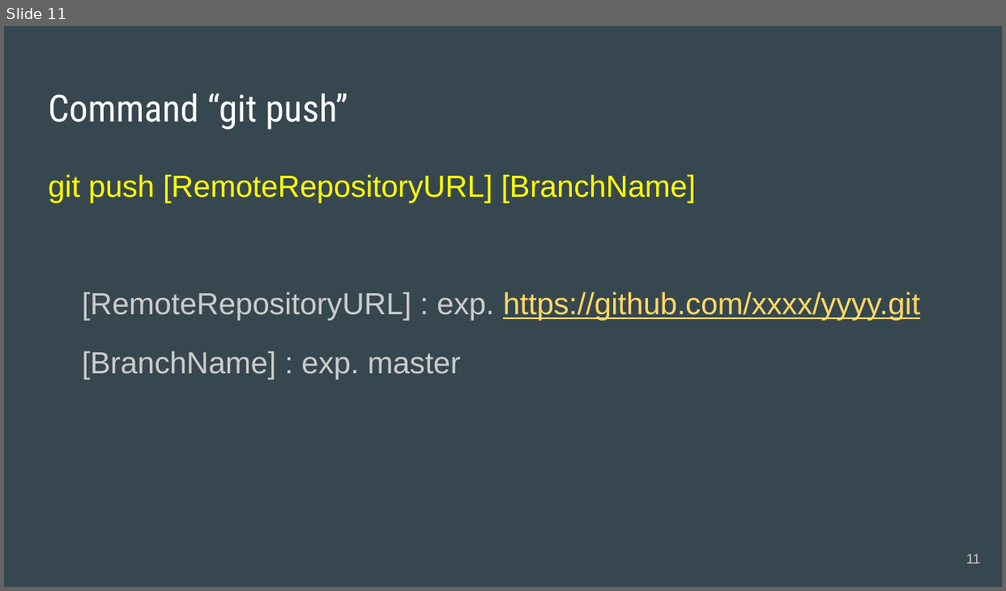
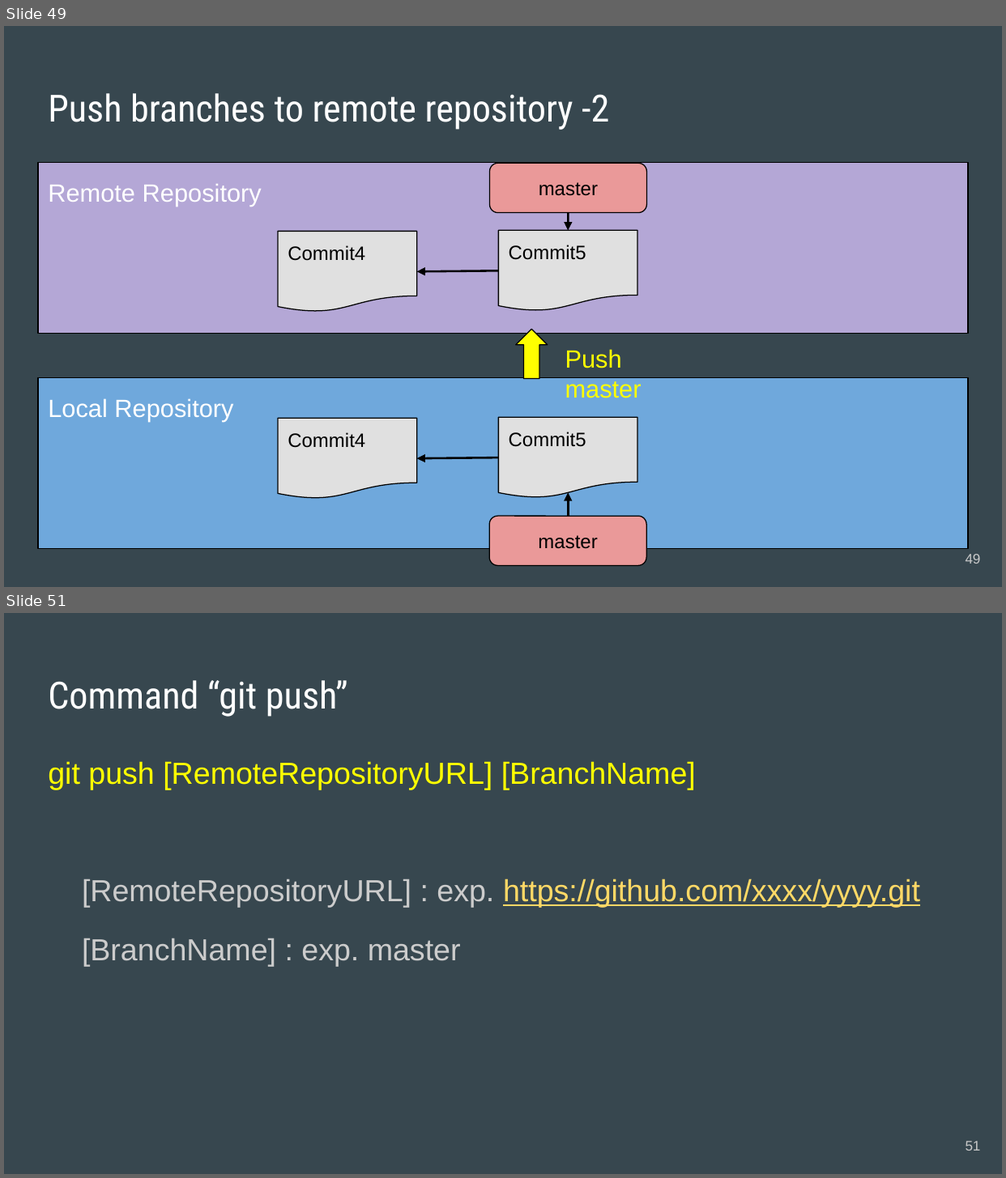
Before and after one commit to acchi17/StudyGit, a slide deck: GitStudySession.pptx. Shown one above the other, each under a label of ours: slide 11 before the commit, slides 49 and 51 after it; the slides between them are not shown. The pictures are 1006x591 and 1006x1178 pixels, drawn with LibreOffice and Linux fonts; fonts in the diff are those of the drawing. Boxes give left, top, right and bottom in pixels: in the first picture for what was removed or moved away, otherwise in the second. Text is boxed around its words. In the diff, an @@ line names an element or a change of style, - is before the commit and + after.

Commit message:
Change@branch6

```diff
--- a/GitStudySession.pptx
+++ b/GitStudySession.pptx
@@ slide 49 added at (x1=4, y1=26, x2=1002, y2=587), background #37474F @@
@@ title added at (x1=48, y1=93, x2=609, y2=130), 27 pt, text #FFFFFF @@
+Push branches to remote repository -2
@@ text added at (x1=38, y1=163, x2=968, y2=333), fill #B4A7D6, outline #000000 0.75 pt, 18 pt, text #FFFFFF @@
+Remote Repository
@@ rounded rectangle added at (x1=490, y1=163, x2=646, y2=212), fill #EA9999, outline #000000 0.75 pt, 14 pt, text #000000 @@
+master
@@ arrow added from (568, 212) to (568, 231), #000000 1.5 pt @@
@@ flow chart document added at (x1=278, y1=232, x2=416, y2=313), fill #E0E0E0, outline #000000 0.75 pt, 14 pt, text #000000 @@
+Commit4
@@ flow chart document added at (x1=498, y1=231, x2=637, y2=311), fill #E0E0E0, outline #000000 0.75 pt, 14 pt, text #000000 @@
+Commit5
@@ arrow added from (498, 271) to (417, 271), #000000 1.5 pt @@
@@ down arrow added at (x1=516, y1=330, x2=548, y2=379), fill #FFFF00, outline #000000 0.75 pt @@
@@ text added at (x1=565, y1=349, x2=641, y2=399), 18 pt, text #FFFF00 @@
+Push master
@@ text added at (x1=38, y1=378, x2=968, y2=549), fill #6FA8DC, outline #000000 0.75 pt, 18 pt, text #FFFFFF @@
+Local Repository
@@ flow chart document added at (x1=278, y1=418, x2=416, y2=499), fill #E0E0E0, outline #000000 0.75 pt, 14 pt, text #000000 @@
+Commit4
@@ flow chart document added at (x1=498, y1=417, x2=637, y2=498), fill #E0E0E0, outline #000000 0.75 pt, 14 pt, text #000000 @@
+Commit5
@@ arrow added from (498, 458) to (417, 459), #000000 1.5 pt @@
@@ arrow added from (568, 516) to (568, 493), #000000 1.5 pt @@
@@ rounded rectangle added at (x1=489, y1=516, x2=646, y2=566), fill #EA9999, outline #000000 0.75 pt, 14 pt, text #000000 @@
+master
@@ page number added at (x1=965, y1=554, x2=981, y2=564), 10 pt, text #CACACA @@
+49
@@ what was slide 11 is now slide 51 @@
@@ page number at (x1=965, y1=1141, x2=981, y2=1151): text changed @@
-11
+51
```
Also in this commit, not shown: 7 slides changed, 34 other slides added, 2 slides removed.
